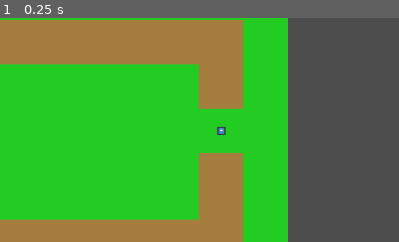
Above: before the commit, frame 1.
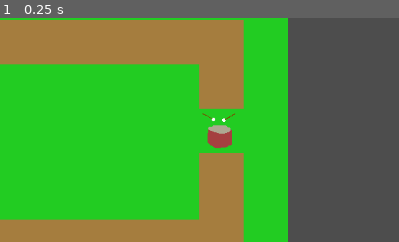
Above: after the commit, the same moment.

Repository: HedgeLizards/lout
Game: Godot game, scene res://scenes/world.tscn
The game is run twice, just before and just after one commit, with the same random seed, the same clock (stepped at 60 frames per second) and the same inputs. The engine's default icon, where the game draws it, is replaced by a stand-in: a white triangle on a blue panel in a dark square.
Inputs:
- Up to frame 1 (0.25 s): no input
The pictures show only the part of the screen within x 50-100%, y 29-79%; the shares and areas given below are measured in that part.

The runs differ from the first frame. In frame 1, 0.6% of the frame differs, in the area x 50-59%, y 42-59%.

Commit message:
Fix wrongly fixed merge conflict

Diff:
--- a/scenes/world.tscn
+++ b/scenes/world.tscn
@@ -1,8 +1,9 @@
-[gd_scene load_steps=5 format=4 uid="uid://d3crfd65nxmuh"]
+[gd_scene load_steps=6 format=4 uid="uid://d3crfd65nxmuh"]
 
 [ext_resource type="Script" uid="uid://5qj18riatjgi" path="res://code/world.gd" id="1_nnsk1"]
 [ext_resource type="TileSet" uid="uid://3gp1qetcbdfq" path="res://tilesets/background.tres" id="2_rwgxs"]
 [ext_resource type="PackedScene" uid="uid://b5b1ybu5vxstb" path="res://scenes/enemy.tscn" id="3_4wyf3"]
+[ext_resource type="PackedScene" uid="uid://dboht7lma5bom" path="res://scenes/instruments/drums.tscn" id="3_k0juu"]
 
 [sub_resource type="Curve2D" id="Curve2D_rwgxs"]
 _data = {
@@ -20,7 +21,7 @@
 
 [node name="Towers" type="Node2D" parent="."]
 
-[node name="Drums" parent="Towers" instance=ExtResource("3_4wyf3")]
+[node name="Drums" parent="Towers" instance=ExtResource("3_k0juu")]
 position = Vector2(896, 352)
 
 [node name="Paths" type="Node2D" parent="."]
